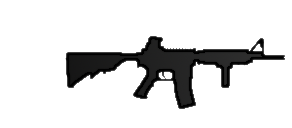
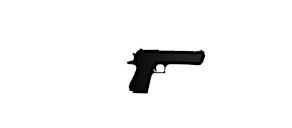
The second 292x128 image is a revision of the first. Changes to its layers:
renamed "Pasted Layer" to "Pasted Layer #1", showed it, moved it above "Layer", painted on it over [left=126, top=37, right=285, bottom=109]
hid "Layer" over [left=65, top=36, right=285, bottom=109]
